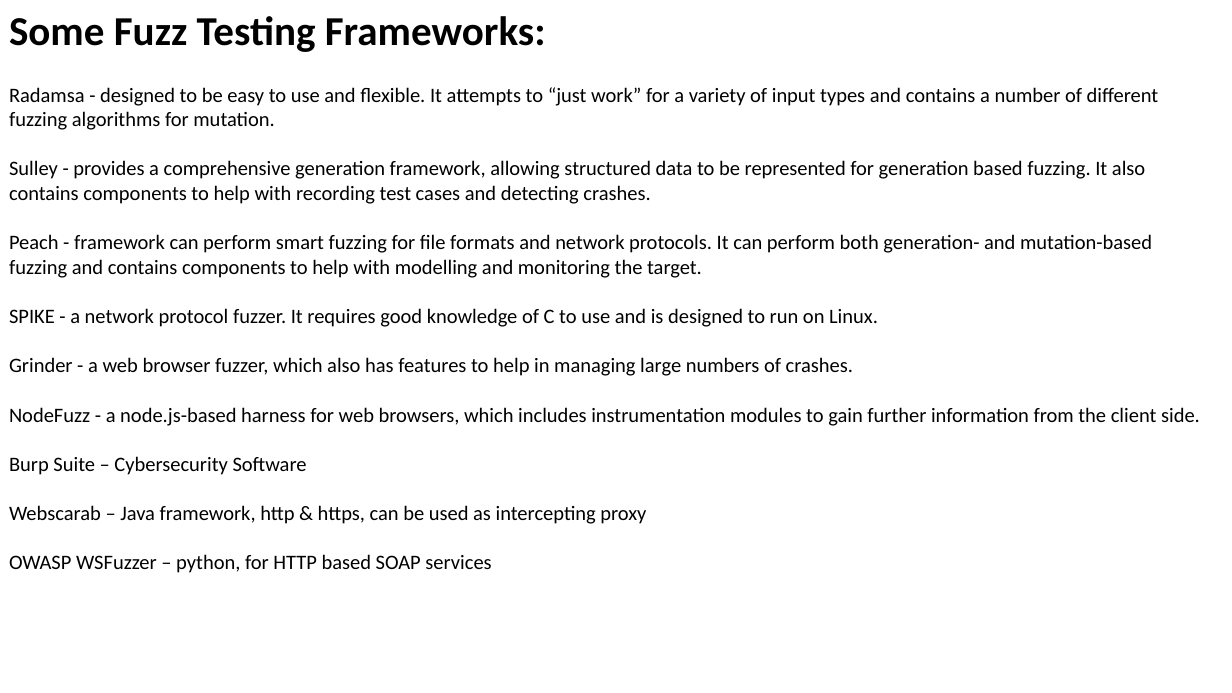
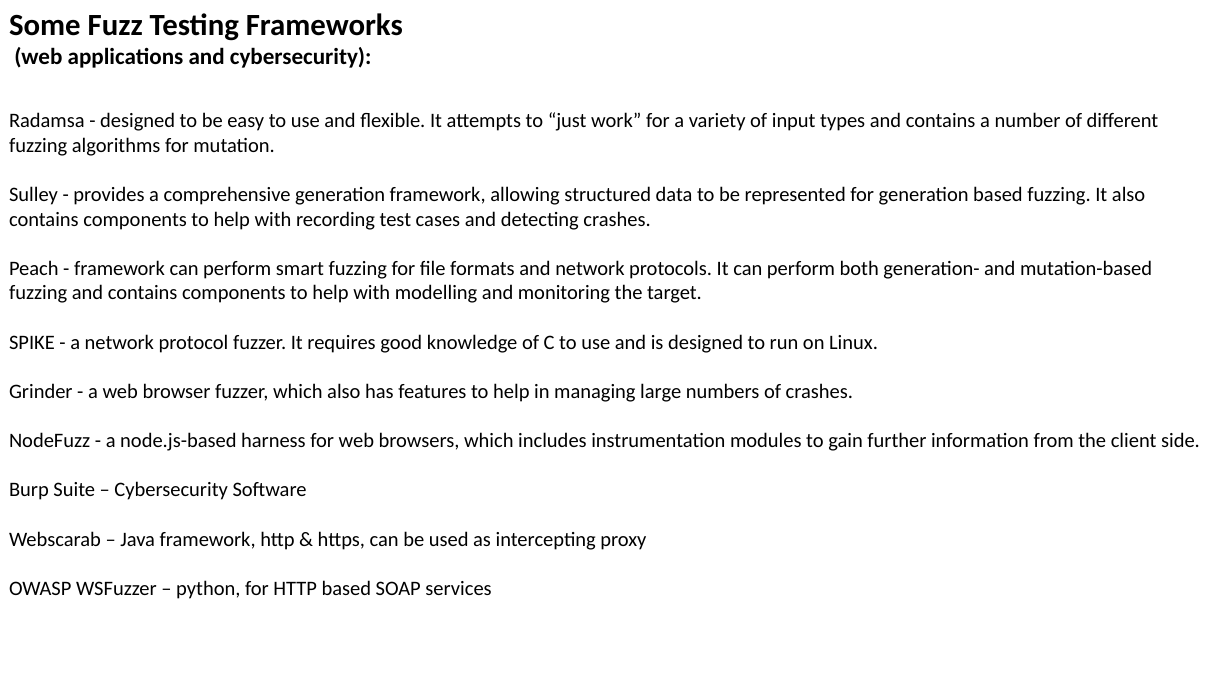
Before and after one commit to lselector/ml_ai_doc, a slide deck: slide 7 of fuzzing.pptx. Drawn at 1232x693 pixels with LibreOffice and Linux fonts; fonts in the diff are those of the drawing. Boxes give left, top, right and bottom in pixels: in the first picture for what was removed or moved away, otherwise in the second. Text is boxed around its words. In the diff, an @@ line names an element or a change of style, - is before the commit and + after.

Commit message:
updated fuzzing deck

```diff
--- a/fuzzing.pptx
+++ b/fuzzing.pptx
@@ text at (9, 13, 403, 68): text changed; size 32 to 18 pt @@
-Some Fuzz Testing Frameworks:
+Some Fuzz Testing Frameworks
+(web applications and cybersecurity):
@@ text "Radamsa - designed to be ...": place and size @@
-text "Radamsa - designed to be ..." at (9, 87, 1200, 573)
+text "Radamsa - designed to be ..." at (9, 112, 1200, 599)
```
Also in this commit, not shown: 3 other slides changed, 1 other file.
